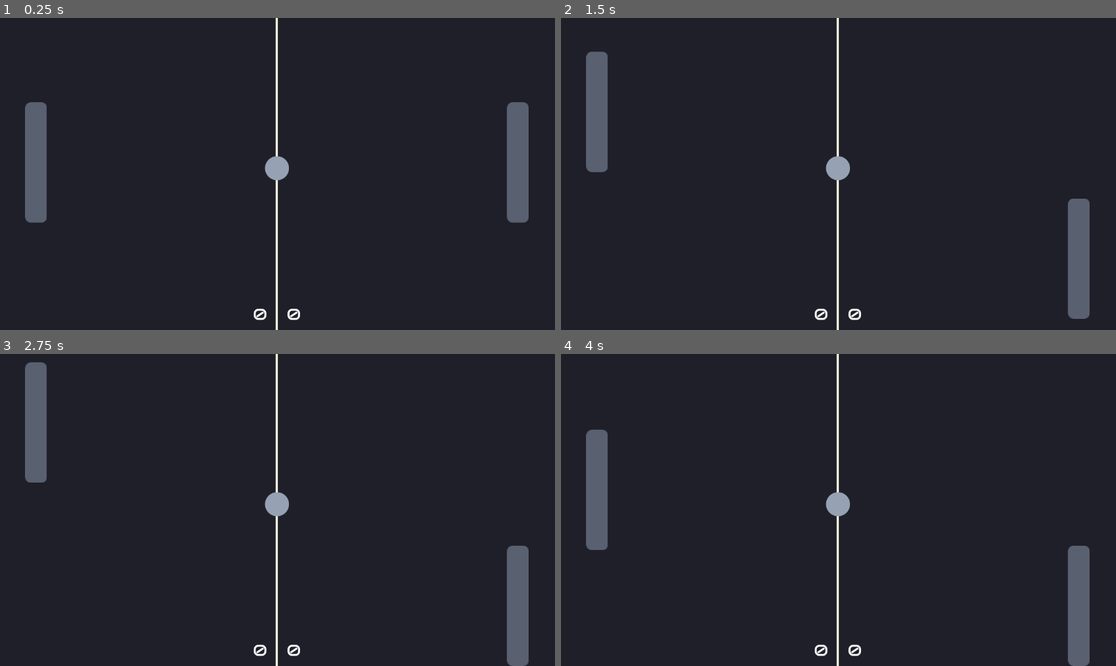
Above: before the commit, frames 1-4 (two rows, left to right).
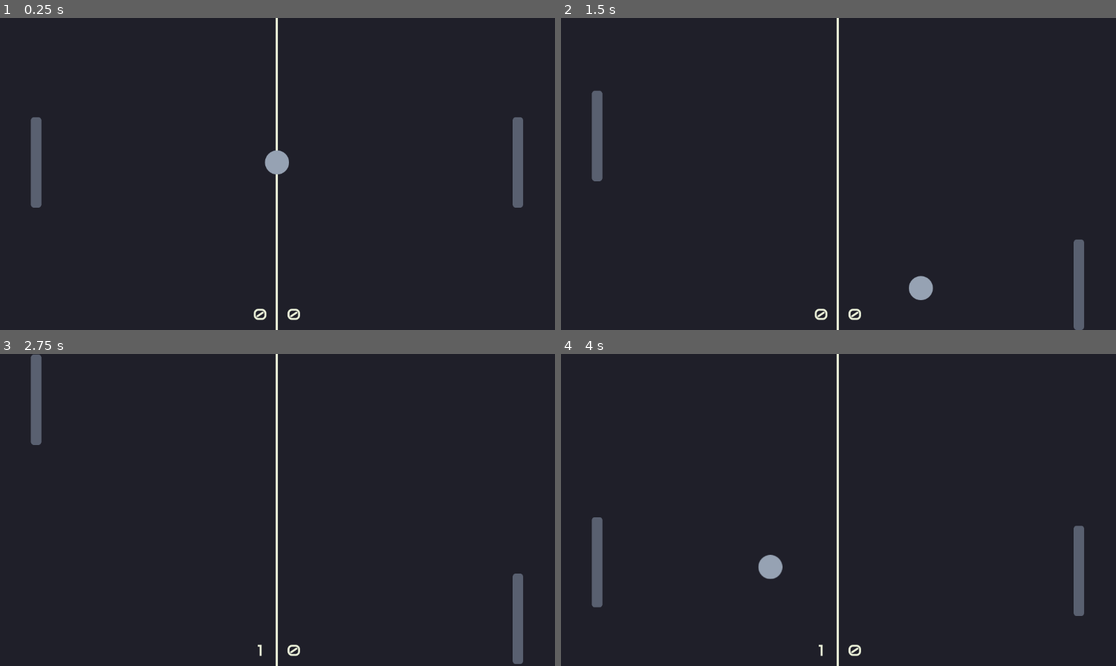
Above: after the commit, the same moments.

Repository: blackinferno1000/pong
Game: Godot game, scene res://scenes/main.tscn
Same seed, same stepped clock (60 frames per second), same inputs: the game is played once before the commit and once after it.
Inputs:
- Up to frame 1 (0.25 s): no input
- Up to frame 2 (1.5 s): tap Enter at 0.5 s; hold W (p1_up) 0.53-1.28 s; hold Down (p2_down) 0.53-1.28 s; hold S (p1_down) from 1.28 s (still down); tap Up (p2_up) at 1.35 s
- Up to frame 3 (2.75 s): release S (p1_down) at 2.03 s; hold W (p1_up) from 2.03 s (still down); hold Down (p2_down) from 2.03 s (still down)
- Up to frame 4 (4 s): release Down (p2_down) at 2.78 s; tap Up (p2_up) at 2.85 s; release W (p1_up) at 3.53 s; hold S (p1_down) from 3.53 s (still down); hold Down (p2_down) from 3.53 s (still down)

The runs differ from the first frame. In frame 1, 2.2% of the frame differs, in the area x 4-96%, y 26-97%; in frame 2, 2.8%; in frame 3, 2.4%; in frame 4, 3.5%, in the area x 4-96%, y 24-100%.

Commit message:
gameplay complete

Diff:
--- a/scenes/main.tscn
+++ b/scenes/main.tscn
@@ -1,7 +1,10 @@
-[gd_scene load_steps=3 format=3 uid="uid://cj4wr6qe1f1po"]
+[gd_scene load_steps=6 format=3 uid="uid://cj4wr6qe1f1po"]
 
 [ext_resource type="Script" uid="uid://00cmhwxfqfyb" path="res://scenes/scripts/game_manager.gd" id="1_0wfyh"]
 [ext_resource type="PackedScene" uid="uid://vgnivv535ydk" path="res://scenes/objects/paddle.tscn" id="2_sugp2"]
+[ext_resource type="PackedScene" uid="uid://cy50q34mgao7s" path="res://scenes/objects/collider.tscn" id="3_sugp2"]
+[ext_resource type="PackedScene" uid="uid://b0x57a1clf25g" path="res://scenes/objects/goal.tscn" id="4_jyhfs"]
+[ext_resource type="PackedScene" uid="uid://dfbkm86lw6pun" path="res://scenes/objects/ball.tscn" id="5_tbgi4"]
 
 [node name="GameManager" type="Node2D"]
 script = ExtResource("1_0wfyh")
@@ -24,3 +27,32 @@
 joint_mode = 1
 begin_cap_mode = 2
 end_cap_mode = 2
+
+[node name="Borders" type="Node2D" parent="."]
+
+[node name="Top" parent="Borders" instance=ExtResource("3_sugp2")]
+position = Vector2(575, -25)
+
+[node name="Bottom" parent="Borders" instance=ExtResource("3_sugp2")]
+position = Vector2(575, 670)
+
+[node name="Goals" type="Node2D" parent="."]
+
+[node name="P1_Goal" parent="Goals" instance=ExtResource("4_jyhfs")]
+position = Vector2(-25, 325)
+rotation = -1.5707964
+
+[node name="P2_Goal" parent="Goals" instance=ExtResource("4_jyhfs")]
+position = Vector2(1175, 325)
+rotation = -1.5707964
+
+[node name="Timer" type="Timer" parent="."]
+one_shot = true
+autostart = true
+
+[node name="Ball" parent="." instance=ExtResource("5_tbgi4")]
+position = Vector2(575, 300)
+
+[connection signal="body_entered" from="Goals/P1_Goal" to="." method="_on_p_1_goal_body_entered"]
+[connection signal="body_entered" from="Goals/P2_Goal" to="." method="_on_p_2_goal_body_entered"]
+[connection signal="timeout" from="Timer" to="." method="_on_timer_timeout"]
--- a/scenes/objects/ball.tscn
+++ b/scenes/objects/ball.tscn
@@ -1,11 +1,14 @@
-[gd_scene load_steps=3 format=3 uid="uid://dfbkm86lw6pun"]
+[gd_scene load_steps=4 format=3 uid="uid://dfbkm86lw6pun"]
 
+[ext_resource type="Script" uid="uid://n27owa7dvd6f" path="res://scenes/scripts/ball.gd" id="1_12lam"]
 [ext_resource type="Texture2D" uid="uid://f4hkpvvxf36g" path="res://assets/ball.png" id="1_itkb2"]
 
 [sub_resource type="CircleShape2D" id="CircleShape2D_12lam"]
 radius = 25.0
 
 [node name="Ball" type="CharacterBody2D"]
+collision_mask = 3
+script = ExtResource("1_12lam")
 
 [node name="Sprite2D" type="Sprite2D" parent="."]
 modulate = Color(0.5882353, 0.63529414, 0.7019608, 1)
--- /dev/null
+++ b/scenes/objects/collider.tscn
@@ -0,0 +1,10 @@
+[gd_scene load_steps=2 format=3 uid="uid://cy50q34mgao7s"]
+
+[sub_resource type="RectangleShape2D" id="RectangleShape2D_ja2wi"]
+size = Vector2(1150, 50)
+
+[node name="Collider" type="StaticBody2D"]
+collision_layer = 2
+
+[node name="CollisionShape2D" type="CollisionShape2D" parent="."]
+shape = SubResource("RectangleShape2D_ja2wi")
--- /dev/null
+++ b/scenes/objects/goal.tscn
@@ -0,0 +1,9 @@
+[gd_scene load_steps=2 format=3 uid="uid://b0x57a1clf25g"]
+
+[sub_resource type="RectangleShape2D" id="RectangleShape2D_72oew"]
+size = Vector2(1150, 50)
+
+[node name="goal" type="Area2D"]
+
+[node name="CollisionShape2D" type="CollisionShape2D" parent="."]
+shape = SubResource("RectangleShape2D_72oew")
--- a/scenes/objects/paddle.tscn
+++ b/scenes/objects/paddle.tscn
@@ -6,7 +6,8 @@
 [sub_resource type="RectangleShape2D" id="RectangleShape2D_ternb"]
 size = Vector2(45, 250)
 
-[node name="Paddle" type="CharacterBody2D"]
+[node name="Paddle" type="StaticBody2D"]
+scale = Vector2(0.5, 0.75)
 script = ExtResource("1_sn34m")
 
 [node name="Sprite2D" type="Sprite2D" parent="."]
--- /dev/null
+++ b/scenes/scripts/ball.gd
@@ -0,0 +1,59 @@
+extends CharacterBody2D
+
+#fields
+var win_size : Vector2
+const START_SPEED : int = 500
+const ACCEL : int = 75
+@export var speed : int
+@export var dir : Vector2
+const MAX_Y_VECTOR: float = 0.6
+const CLAMP_HEIGHT: int = 95
+
+# Called when the node enters the scene tree for the first time.
+func _ready():
+	win_size = get_viewport_rect().size
+
+func new_ball():
+	#random position
+	position.x = win_size.x/2
+	position.y = randi_range(CLAMP_HEIGHT,win_size.y - CLAMP_HEIGHT)
+	#random direction and starting speed
+	speed = START_SPEED
+	dir = random_direction()
+
+func random_direction():
+	var new_dir := Vector2()
+	new_dir.x = [1, -1].pick_random()
+	new_dir.y = randf_range(1, 1)
+	return new_dir.normalized()
+
+func new_direction(collider):
+	#get ball and colliding paddle distance
+	var ball_y = position.y
+	var pad_y = collider.position.y
+	var dist = ball_y - pad_y
+	var new_dir = Vector2()
+
+	#reverse x direction
+	if dir.x > 0:
+		new_dir.x = -1
+	else:
+		new_dir.x = 1
+
+	#get y direction
+	new_dir.y = (dist/(collider.p_height / 2)) * MAX_Y_VECTOR
+
+	return new_dir.normalized()
+
+
+# Called every frame. 'delta' is the elapsed time since the previous frame.
+func _physics_process(delta):
+	var collision = move_and_collide(dir * speed * delta)
+	var collider
+	if collision:
+		collider = collision.get_collider()
+		if collider == %"Player 1" or collider == %"Player 2":
+			speed += ACCEL
+			dir = new_direction(collider)
+		else:
+			dir = dir.bounce(collision.get_normal())
--- a/scenes/scripts/game_manager.gd
+++ b/scenes/scripts/game_manager.gd
@@ -3,35 +3,20 @@
 #fields
 @onready var player_1 = %"Player 1"
 @onready var player_2 = %"Player 2"
-var ball_node = preload("res://scenes/objects/ball.tscn")
 var label_node = preload("res://scenes/user_interface/label.tscn")
-var ball
 var screen_size
-@export_enum("Active", "Score", "Game Over") var game_state: int
-@export var p1_score:int = 0
-@export var p2_score:int = 0
+@export_enum("Active", "Pause", "Game Over") var game_state: int
+@export var score:Array[int] = [0,0]
 var p1_score_label
 var p2_score_label
 @export var speed:int = 300
-var point
 
 
 # Called when the node enters the scene tree for the first time.
 func _ready():
-#	instantiate ball at center
-	ball = instance(ball_node,Vector2(575.0,312.0))
+#	instantiate score
 	p1_score_label = instance(label_node, Vector2(520.0,595.0))
-	p1_score_label.text = str(p1_score)
 	p2_score_label = instance(label_node, Vector2(590.0,595.0))
-	p2_score_label.text = str(p2_score)
-	print(ball)
-	print(ball.position)
-# 	get and adjust screen size
-	screen_size = get_viewport_rect().size
-	screen_size = Vector2(screen_size[0], screen_size[1] - 125)
-#	get intial ball move position
-	point = randf_range(screen_size[0],screen_size[1])
-	print(point)
 
 func instance(inst, pos: Vector2):
 	var instance = inst.instantiate()
@@ -46,9 +31,19 @@
 
 # Called every frame. 'delta' is the elapsed time since the previous frame.
 func _physics_process(delta):
-#	move ball
-	#ball.position = ball.position.move_toward(Vector2(point,screen_size[1]), speed * delta)
-	pass
+	p1_score_label.text = str(score[0])
+	p2_score_label.text = str(score[1])
 
-#	position clamp
-	#ball.position = position.clamp(Vector2(0,125), screen_size)
+func _on_area_2d_area_entered(area):
+	print("collided!")
+
+func _on_timer_timeout():
+	$Ball.new_ball()
+
+func _on_p_1_goal_body_entered(body):
+	score[1] += 1
+	$Timer.start()
+
+func _on_p_2_goal_body_entered(body):
+	score[0] += 1
+	$Timer.start()
--- a/scenes/scripts/paddle.gd
+++ b/scenes/scripts/paddle.gd
@@ -1,18 +1,29 @@
-extends CharacterBody2D
+extends StaticBody2D
 
 #fields
-@export var SPEED = 350
+@export var SPEED = 750
 @export_enum("Player 1", "Player 2") var player: int
 var screen_size
+var ball_pos : Vector2
+var dist : int
+var move_by : int
+var p_height : int = 190
 
 #functions
 func _ready():
 # 	get and adjust screen size
 	screen_size = get_viewport_rect().size
-	screen_size = Vector2(screen_size[0], screen_size[1] - 125)
-	#print(screen_size)
+	screen_size = Vector2(screen_size[0], screen_size[1] - 95)
 
 func _physics_process(delta):
+	#cpu logic
+	ball_pos = $"../Ball".position
+	dist = %"Player 2".position.y - ball_pos.y
+	if(abs(dist) > SPEED * delta):
+		move_by = (SPEED/4) * delta * (dist /abs(dist))
+	else:
+		move_by = dist * .5
+
 #	player 1 movement
 	if(player == 0):
 		if(Input.is_action_pressed("p1_up")):
@@ -20,11 +31,15 @@
 		if(Input.is_action_pressed("p1_down")):
 			position.y += SPEED * delta
 
+	#cpu movement
+	%"Player 2".position.y -= move_by
+
 #	player 2 movement
 	if(player == 1):
 		if(Input.is_action_pressed("p2_up")):
 			position.y -= SPEED * delta
 		if(Input.is_action_pressed("p2_down")):
 			position.y += SPEED * delta
+
 #	position clamp
-	position = position.clamp(Vector2(0,125), screen_size)
+	position = position.clamp(Vector2(0,95), screen_size)
--- a/scenes/user_interface/label.tscn
+++ b/scenes/user_interface/label.tscn
@@ -5,6 +5,7 @@
 [node name="Label" type="RichTextLabel"]
 offset_right = 40.0
 offset_bottom = 40.0
+theme_override_colors/default_color = Color(0.91764706, 0.9411765, 0.84705883, 1)
 theme_override_fonts/normal_font = ExtResource("1_aqins")
 theme_override_font_sizes/normal_font_size = 32
 scroll_active = false
Not shown, added: scenes/scripts/ball.gd.uid
Not shown, changed: .DS_Store
